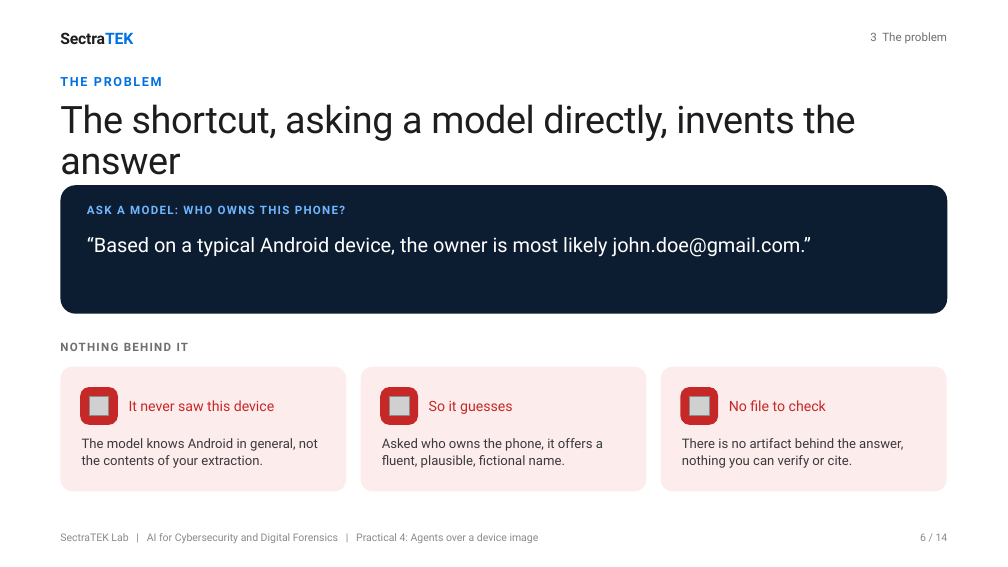
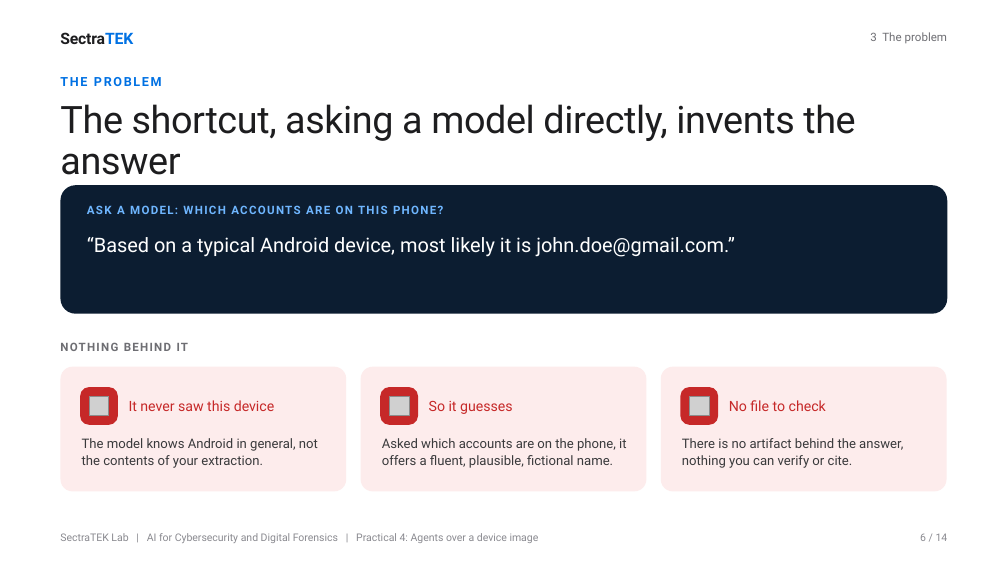
Before and after one commit to danjethh/sectratek-AI-Lab, a slide deck: slide 6 of df_llm_labs/lab4_qwen/slides/SectraTEK_Practical4_Agent.pptx. Drawn at 1008x567 pixels with LibreOffice and Linux fonts; fonts in the diff are those of the drawing; grey boxes stand for pictures. Boxes give left, top, right and bottom in pixels: in the first picture for what was removed or moved away, otherwise in the second. Text is boxed around its words. In the diff, an @@ line names an element or a change of style, - is before the commit and + after.

```diff
--- a/df_llm_labs/lab4_qwen/slides/SectraTEK_Practical4_Agent.pptx
+++ b/df_llm_labs/lab4_qwen/slides/SectraTEK_Practical4_Agent.pptx
@@ text at (87,205,95,214): text changed @@
-ASK A MODEL: WHO OWNS THIS PHONE?
+ASK A MODEL: WHICH ACCOUNTS ARE ON THIS PHONE?
@@ text at (87,237,735,257): text changed @@
-“Based on a typical Android device, the owner is most likely john.doe@gmail.com.”
+“Based on a typical Android device, most likely it is john.doe@gmail.com.”
@@ text at (382,438,626,468): text changed @@
-Asked who owns the phone, it offers a fluent, plausible, fictional name.
+Asked which accounts are on the phone, it offers a fluent, plausible, fictional name.
```
Also in this commit, not shown: 3 other slides changed, 13 other files.
